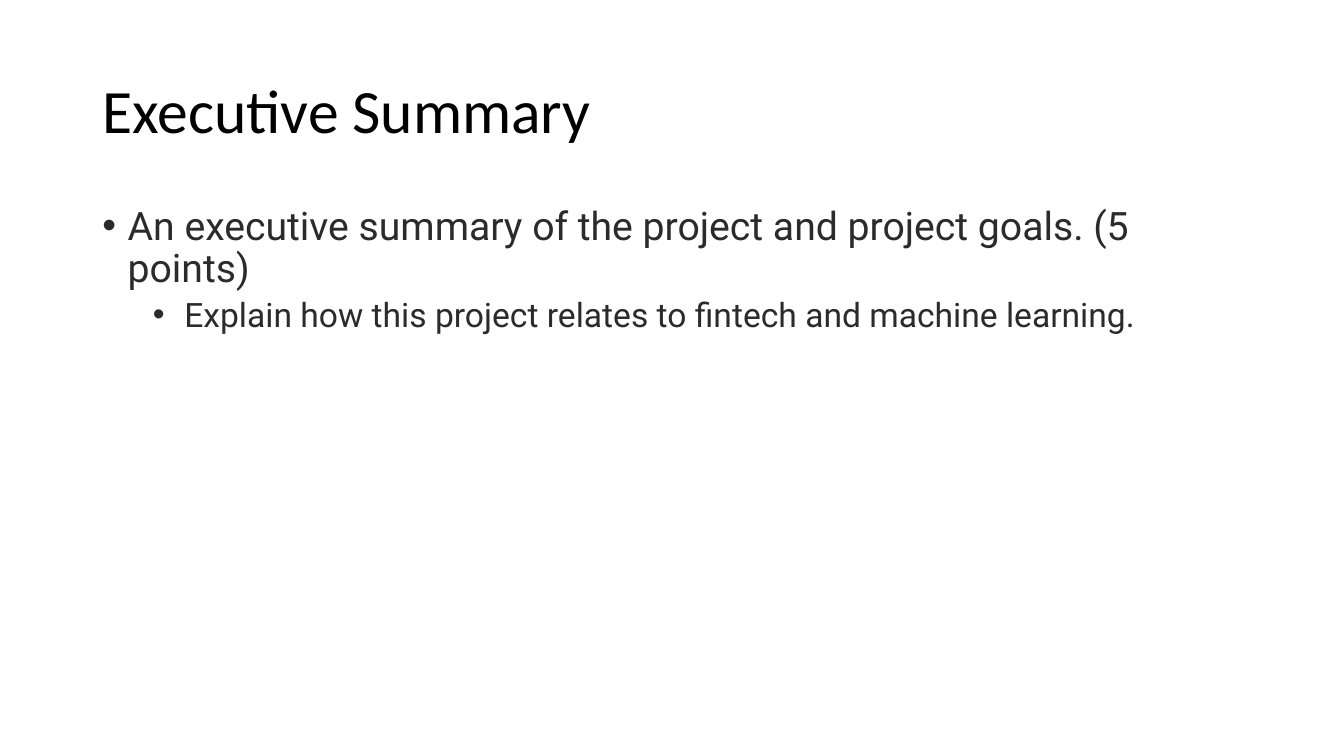
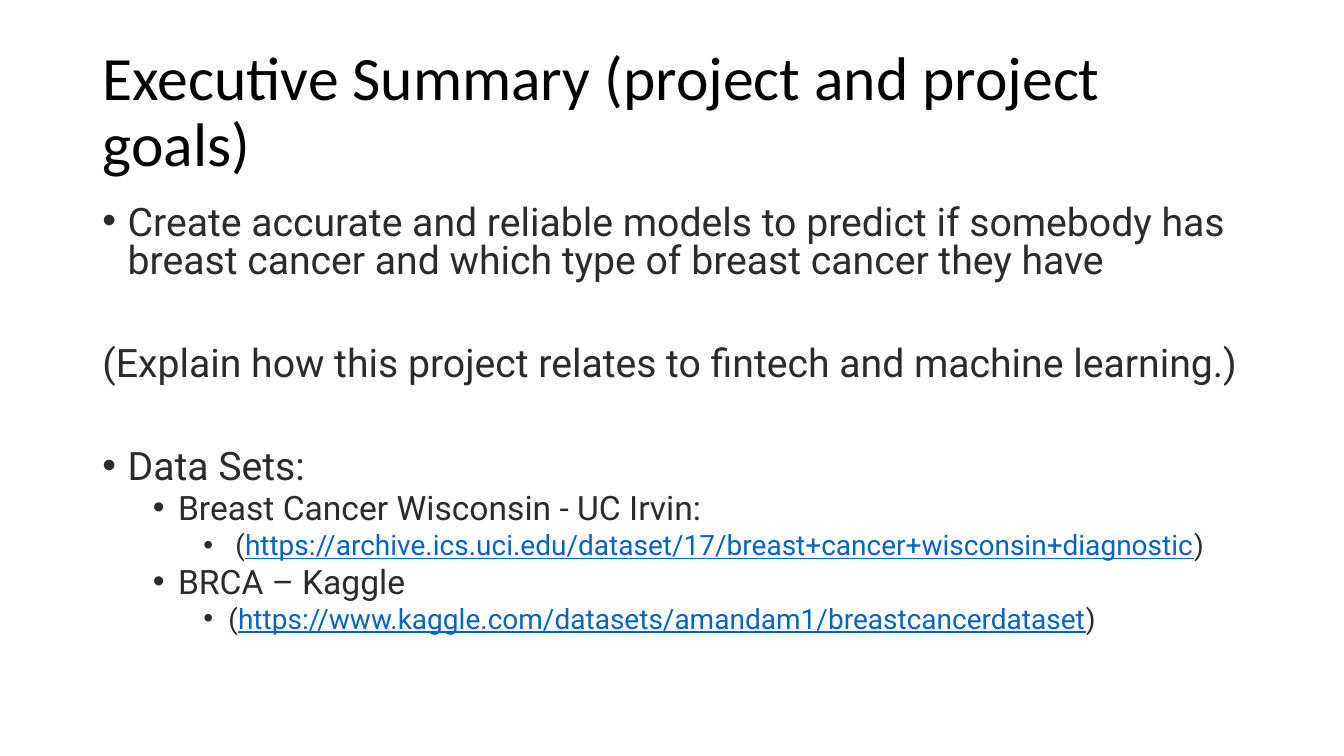
Before and after one commit to Nanya29/Group_Project_2, a slide deck: slide 2 of Project 2 Presentation.pptx. Drawn at 1344x756 pixels with LibreOffice and Linux fonts; fonts in the diff are those of the drawing. Boxes give left, top, right and bottom in pixels: in the first picture for what was removed or moved away, otherwise in the second. Text is boxed around its words. In the diff, an @@ line names an element or a change of style, - is before the commit and + after.

Commit message:
added to presentation

```diff
--- a/Project 2 Presentation.pptx
+++ b/Project 2 Presentation.pptx
@@ title at box(102, 55, 1099, 177): text changed @@
-Executive Summary
+Executive Summary (project and project goals)
@@ text at box(102, 206, 1237, 635): text changed; size 24 to 28 pt @@
-• An executive summary of the project and project goals. (5 points)
-  • Explain how this project relates to fintech and machine learning.
+• Create accurate and reliable models to predict if somebody has breast cancer and which type of breast cancer they have
+(Explain how this project relates to fintech and machine learning.)
+• Data Sets:
+  • Breast Cancer Wisconsin - UC Irvin:
+    • (https://archive.ics.uci.edu/dataset/17/breast+cancer+wisconsin+diagnostic)
+  • BRCA – Kaggle
+    • (https://www.kaggle.com/datasets/amandam1/breastcancerdataset)
```
Also in this commit, not shown: 1 other slide changed, 1 slide added, 3 slides removed, 2 other files.
